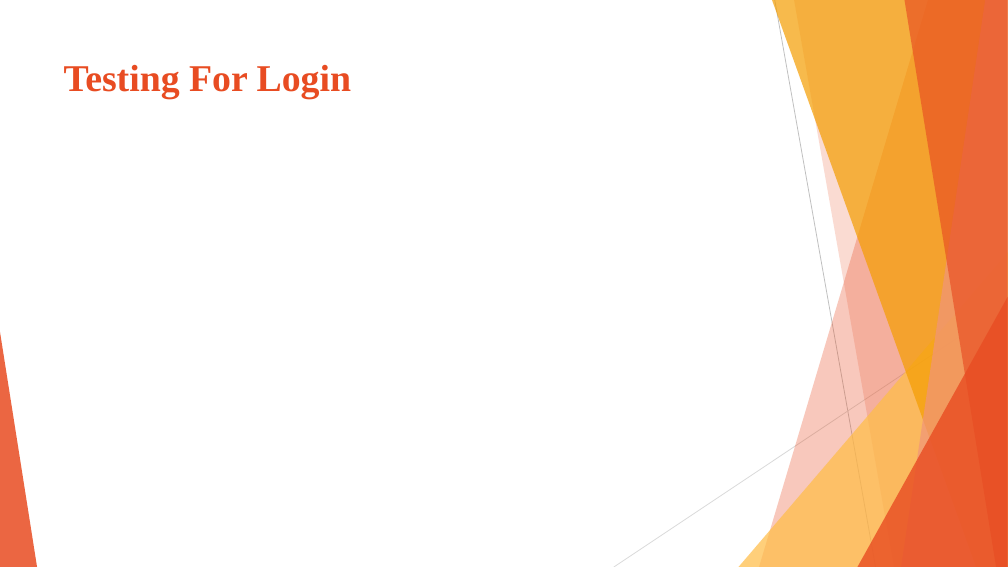
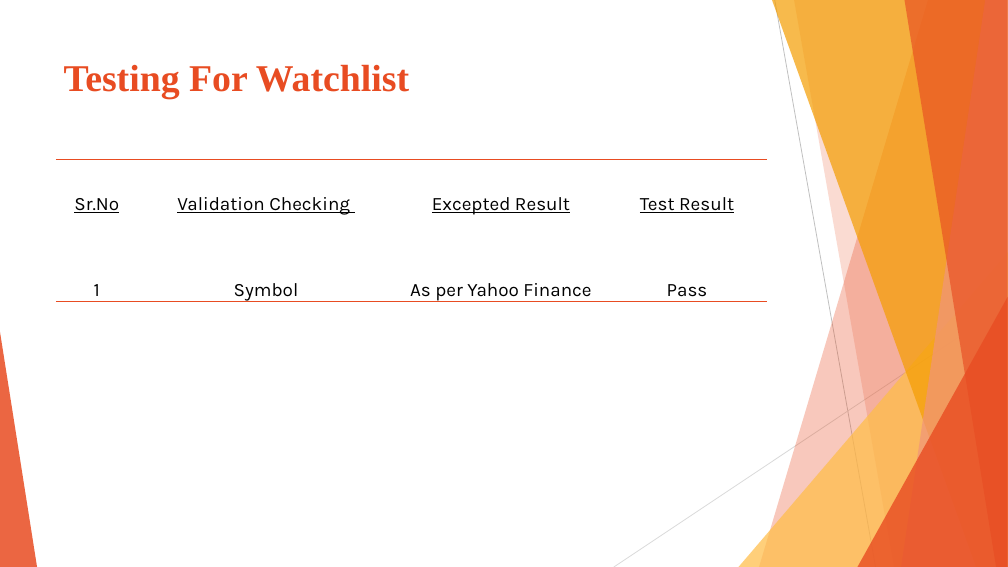
Before and after one commit to preyash2047/Stock_Price_Prediction, a slide deck: slide 40 of Project Presentation/PPT/SPP.pptx (slide 33 before the commit). Drawn at 1008x567 pixels with LibreOffice and Linux fonts; fonts in the diff are those of the drawing. Boxes give left, top, right and bottom in pixels: in the first picture for what was removed or moved away, otherwise in the second. Text is boxed around its words. In the diff, an @@ line names an element or a change of style, - is before the commit and + after.

Commit message:
Presentation Update

```diff
--- a/Project Presentation/PPT/SPP.pptx
+++ b/Project Presentation/PPT/SPP.pptx
@@ title at (64, 64, 409, 99): text changed @@
-Testing For Login
+Testing For Watchlist
@@ table added at (56, 160, 768, 306), 2 rows, 4 columns @@
+Sr.No | Validation Checking | Excepted Result | Test Result
+1 | Symbol | As per Yahoo Finance | Pass
```
Also in this commit, not shown: 6 other slides changed, 9 slides added, 5 slides removed, 1 other file.
